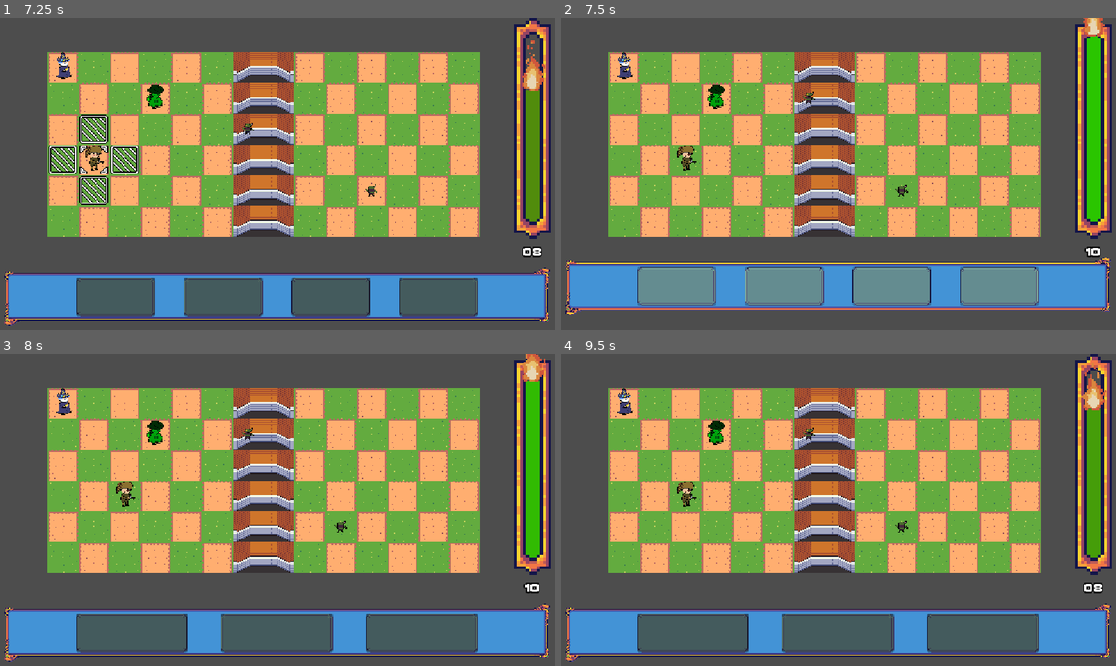
Above: before the commit, frames 1-4 (two rows, left to right).
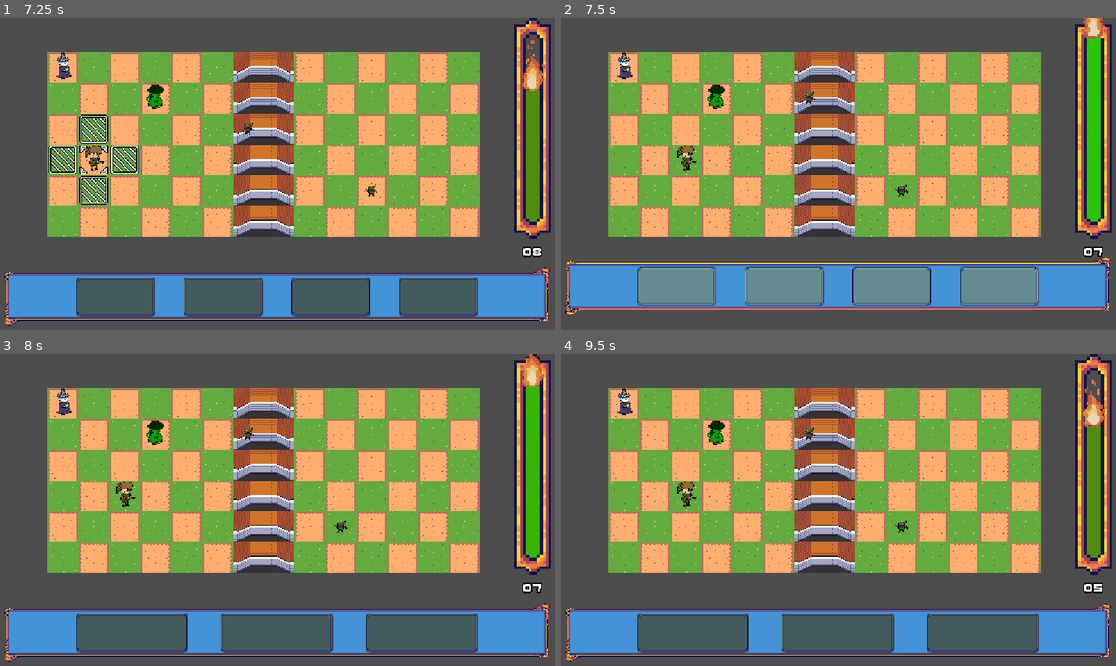
Above: after the commit, the same moments.

Repository: les-brows/acceleturn
Game: Godot game, scene res://Scenes/Game/GameScene.tscn
Two runs of this game, one before a commit and one after it. Both use one fixed random seed, a clock stepped at 60 frames per second and the inputs below.
Inputs (mouse positions are in pixels of both pictures, inside the frame that each line leads up to):
- Up to frame 1 (7.25 s): click (133, 295) at 0.5 s; click (116, 295) at 1.25 s; click (133, 295) at 2 s; click (116, 295) at 2.75 s; click (133, 295) at 3.5 s; click (116, 295) at 4.25 s; move the mouse to (94, 158) at 5.02 s; click (94, 158) at 5.17 s; move the mouse to (66, 64) at 5.77 s; click (66, 64) at 5.92 s; move the mouse to (155, 96) at 6.52 s; click (155, 96) at 6.67 s
- Up to frame 2 (7.5 s): move the mouse to (683, 158) at 7.27 s; click (683, 158) at 7.42 s
- Up to frame 3 (8 s): no input
- Up to frame 4 (9.5 s): move the mouse to (1005, 556) at 8.02 s; click (1005, 556) at 8.17 s; move the mouse to (672, 463) at 8.77 s; click (672, 463) at 8.92 s

Frame 1 is identical in both runs. In frame 2, 0.1% of the frame differs, in the area x 94-98%, y 2-77%; in frame 3, 0.3%; in frame 4, 0.5%, in the area x 93-99%, y 3-77%.

Commit message:
fix: fix vertical move

Diff:
--- a/Objects/Characters/Character.gd
+++ b/Objects/Characters/Character.gd
@@ -4,6 +4,7 @@
 
 func act(action: Globals.CharacterAction):
 	print("act:", action)
+	Globals.timerDuration += -3
 	match action:
 		Globals.CharacterAction.MOVE_LEFT:
 			move(Vector2i(-1, 0))
--- a/Objects/Entities.gd
+++ b/Objects/Entities.gd
@@ -24,13 +24,13 @@
 		else :
 			stop=_move(Vector2i(-1,0))
 			move_direction.x+=1
-	while move_direction.y!=0  && !stop :
-		if(move_direction.x >=0 ):
-			stop=_move(Vector2i(0,-1))
+	while move_direction.y != 0  && !stop :
+		if(move_direction.y >=0 ):
+			stop=_move(Vector2i(0, 1))
 
 			move_direction.y-=1
 		else :
-			stop=_move(Vector2i(0, 1))
+			stop=_move(Vector2i(0, -1))
 			move_direction.y+=1
 
 #move after
@@ -43,7 +43,7 @@
 	#TODO test merge enemies
 
 	#Outside Map
-	if(newCoords.x >0 && newCoords.y >0 && newCoords.x<Globals.NUMBER_CELL_X && newCoords.y< Globals.NUMBER_CELL_Y ):
+	if(newCoords.x >= 0 && newCoords.y >= 0 && newCoords.x < Globals.NUMBER_CELL_X && newCoords.y < Globals.NUMBER_CELL_Y ):
 		var case :Globals.TypeCase= _level.get_type_case_from_position(newCoords.x, newCoords.y)
 		# if possible
 		if(case != Globals.TypeCase.ICE ):
--- a/Scenes/Game/Levels/level.gd
+++ b/Scenes/Game/Levels/level.gd
@@ -108,7 +108,6 @@
 			hide_player_move_ui()
 			if(characterManager.action_needs_target()):
 				Globals.curr_state=Globals.StateTurn.CHOICE_TARGET_CHARACTER
-				#set ACTION
 			else:
 				Globals.curr_state = Globals.StateTurn.ACTION_CHARACTER
 
--- a/Scenes/Game/UI/UI.gd
+++ b/Scenes/Game/UI/UI.gd
@@ -166,7 +166,6 @@
 
 
 func start_timer(timeToFinish: float):
-	print("Time to finish: %d" % timeToFinish)
 	if(timeToFinish <= 0):
 		timeToFinish = 0.25
 	timer.wait_time = timeToFinish
